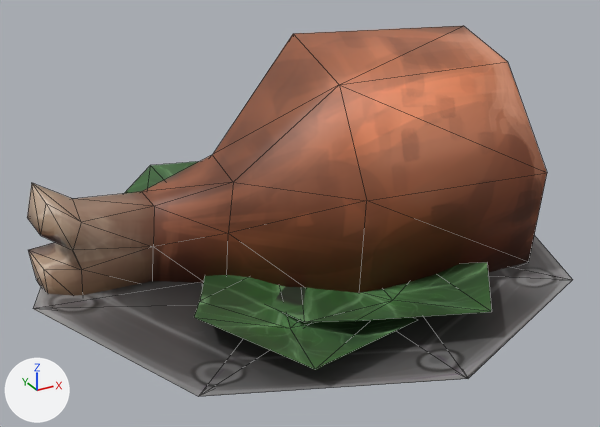
Renders of the glTF model Assets/Level/Props/Meat_01.glb from each side of a commit.
Camera for both pictures: a 50 mm camera at (-1.149, -2.092, 1.276) aimed at (-0.025, -0.048, 0.254). The axes (+X, +Y, +Z) are drawn at lower left. The lights are the same throughout. The first picture is the older version. Mesh edges are drawn as thin lines. Vertices at exactly the same position are counted once.

The first picture shows 'Meat_01'.
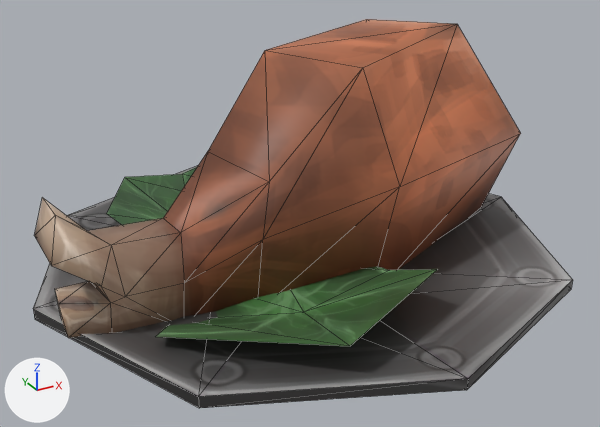
What the commit changed:
me_cylinder_008 is used by ob_meat_01; location (0.0, 0.0, 0.0).
me_cylinder_008 had 92 vertices, 146 faces and spanned x -0.83..0.83, y -0.83..0.83, z 0.0..0.76.
me_cylinder_008 now has 100 vertices, 162 faces and spans x -0.83..0.83, y -0.83..0.83, z -0.01..0.76.
me_cylinder_008 part 1: the loose piece of 9 vertices spanning x -0.51..0.13, y -0.7..0.05, z 0.07..0.2 is mirrored in y about the mesh origin.
me_cylinder_008 part 2: the loose piece of 9 vertices spanning x -0.26..0.36, y -0.73..-0.07, z 0.07..0.21 is mirrored in y about the mesh origin.
me_cylinder_008 part 3: the loose piece of 41 vertices spanning x -0.8..0.73, y -0.53..0.31, z 0.0..0.76 is rebuilt with 41 vertices and now spans x -0.81..0.73, y -0.31..0.53, z 0.0..0.76.
Part 4, on me_cylinder_008:
16 vertices are removed from x -0.6..0.36, y -0.36..0.69, z 0.03..0.23.
48 faces are deleted.
1 vertex moves within x -0.1, y 0.0, z 0.09.
24 vertices are added at x -0.83..0.83, y -0.83..0.83, z -0.01..0.23.
64 new faces join them.

Pixel boxes (x1, y1, x2, y2) of what changed, in the pictures (600 x 427 px; the box of a moved part takes in the faces that stretch with it):
'Meat_01', reshaped
    before: (27, 26, 573, 397)
    after: (33, 19, 573, 408)
part 1 of me_cylinder_008, moved or reshaped
    before: (194, 275, 417, 369)
    after: (107, 174, 184, 225)
part 2 of me_cylinder_008, moved or reshaped (mostly hidden afterwards)
    before: (271, 262, 492, 322)
    after: (182, 167, 197, 186)
part 3 of me_cylinder_008, rebuilt
    before: (27, 26, 547, 296)
    after: (34, 19, 521, 338)
part 4 of me_cylinder_008, moved or reshaped
    before: (33, 162, 573, 397)
    after: (33, 166, 573, 408)
